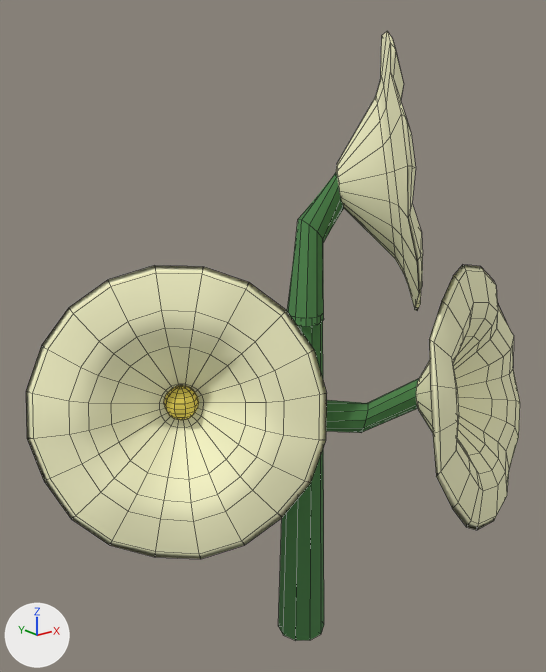
Two versions of the OBJ model Assets/Models/Modeling/_Incoming/3stageFlowers/Flowers/FlowerV1.obj, one commit apart.
The view is the same before and after, from a camera (50 mm lens) standing at (-1.317, -1.508, 1.557) and looking at (-0.116, -0.007, 0.957). The axes (+X, +Y, +Z) are drawn at lower left. The lights are the same throughout. The first picture is the older version. Mesh edges are drawn as thin lines. Where no turn or scale is listed for an object, it has been applied to the vertices.

Objects in the first picture: 'FlowerV1'.
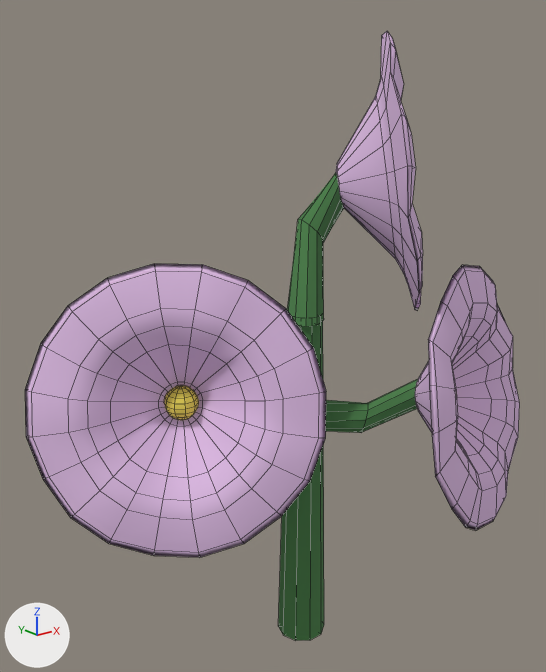
The change, as a diff of the scene's bpy script:
```diff
--- a/Assets/Models/Modeling/_Incoming/3stageFlowers/Flowers/FlowerV1.obj.py
+++ b/Assets/Models/Modeling/_Incoming/3stageFlowers/Flowers/FlowerV1.obj.py
@@ img_pastel_png @@
+img_pastel_png = load_image('pastel.png', 'pastel.png', 885, 456, 'sRGB')
@@ mat_lambert9sg @@
+mat_lambert9sg = principled_material('lambert9SG')
+mat_lambert9sg.texture = img_pastel_png
+mat_lambert9sg.roughness = 1.0
@@ me_flowerv1 @@
 me_flowerv1.from_pydata(...)  # 940 vertices, 1050 faces; spans x -0.73..0.72, y -0.47..0.2, z -0.01..1.72
 # used by ob_flowerv1; location = (0.0, 0.0, 0.0)
+# me_flowerv1 part 1
+# 3 vertices are removed from x -0.41..-0.34, y 0.04..0.08, z 0.85..0.97
+# 22 faces are deleted
+# 3 vertices move within x -0.36..-0.35, y 0.06..0.08, z 0.76..0.85
+# 3 vertices are added at (-0.41, 0.04, 0.98), (-0.35, 0.07, 0.86), (-0.36, 0.08, 0.86)
+# 10 new faces join them, mat_lambert8sg (yellow #ecd859)
+# 8 new faces join them, mat_lambert9sg (picture img_pastel_png)
+# 4 new faces join them, mat_lambert2sg (picture img_brown_png)
+# me_flowerv1 part 2
+# 3 vertices are removed from x 0.28..0.34, y -0.37..-0.22, z 0.63..0.74
+# 28 faces are deleted
+# 1 vertex moves within x 0.31, y -0.24, z 0.7
+# 3 vertices are added at (0.27, -0.37, 0.63), (0.3, -0.24, 0.7), (0.33, -0.22, 0.74)
+# 4 new faces join them, mat_lambert8sg (yellow #ecd859)
+# 24 new faces join them, mat_lambert9sg (picture img_pastel_png)
+# me_flowerv1 part 3: 568 faces spanning x -0.73..0.72, y -0.47..0.2, z 0.4..1.72 switch from mat_lambert7sg (beige #faf9cb) to mat_lambert9sg (picture img_pastel_png)
 me_flowerv1.materials.append(mat_lambert2sg)
```

Location of each change, (x1, y1, x2, y2) in pixels of the pictures (546 x 672 px; the box of a moved part takes in the faces that stretch with it):
'FlowerV1', reshaped
    before: (26, 31, 520, 640)
    after: (25, 31, 520, 640)
part 1 of me_flowerv1, moved or reshaped
    before: (137, 328, 210, 389)
    after: (136, 327, 209, 389)
part 2 of me_flowerv1, moved or reshaped (mostly hidden)
    before: (462, 445, 476, 469)
    after: (461, 445, 476, 471)
part 3 of me_flowerv1, recoloured (beige to purple)
    both: (26, 31, 520, 557)
